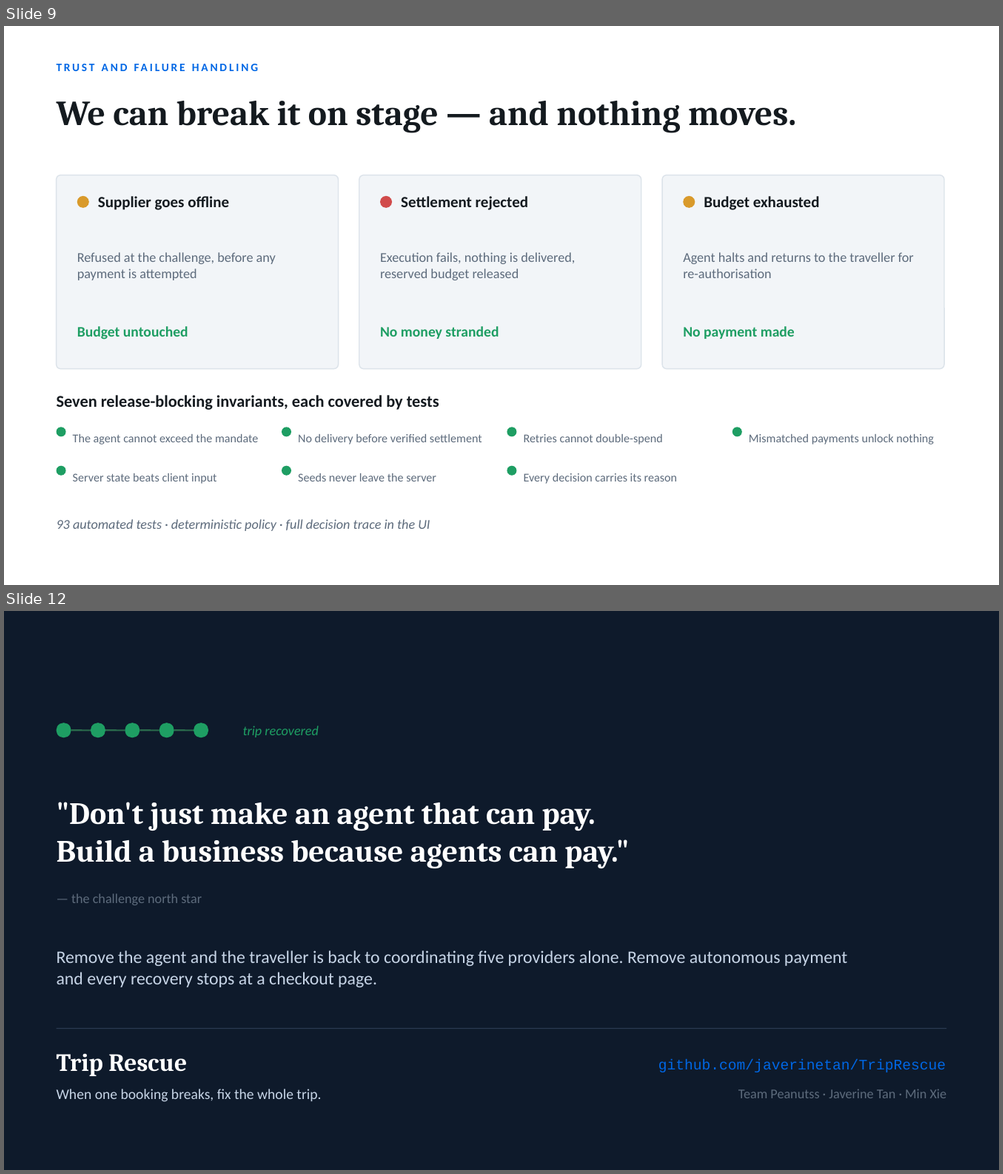
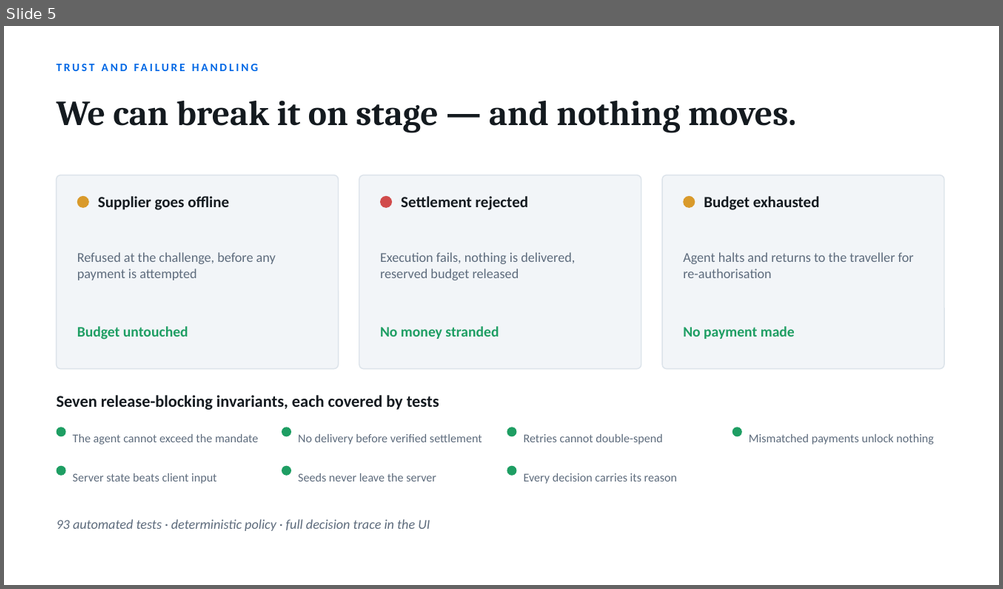
Before and after one commit to javerinetan/TripRescue, a slide deck: docs/TripRescue-pitch.pptx. Shown one above the other, each under a label of ours: slides 9 and 12 before the commit, slide 5 after it; the slides between them are not shown. The pictures are 1003x1174 and 1003x589 pixels, drawn with LibreOffice and Linux fonts; fonts in the diff are those of the drawing. Boxes give left, top, right and bottom in pixels: in the first picture for what was removed or moved away, otherwise in the second. Text is boxed around its words. In the diff, an @@ line names an element or a change of style, - is before the commit and + after.

```diff
--- a/docs/TripRescue-pitch.pptx
+++ b/docs/TripRescue-pitch.pptx
@@ slide 12 removed at [4, 611, 999, 1170], background #0E1A2B @@
@@ ellipse removed at [57, 723, 71, 738] @@
@@ line removed from (71, 730) to (91, 730) @@
@@ ellipse removed at [91, 723, 105, 738] @@
@@ line removed from (105, 730) to (125, 730) @@
@@ ellipse removed at [125, 723, 140, 738] @@
@@ line removed from (140, 730) to (159, 730) @@
@@ ellipse removed at [159, 723, 174, 738] @@
@@ line removed from (174, 730) to (193, 730) @@
@@ ellipse removed at [193, 723, 208, 738] @@
@@ text removed at [243, 726, 318, 738] @@
-trip recovered
@@ text removed at [57, 802, 629, 869] @@
-"Don't just make an agent that can pay.
-Build a business because agents can pay."
@@ text removed at [71, 894, 202, 906] @@
-— the challenge north star
@@ text removed at [57, 951, 847, 988] @@
-Remove the agent and the traveller is back to coordinating five providers alone. Remove autonomous payment and every recovery stops at a checkout page.
@@ line removed from (57, 1029) to (946, 1029) @@
@@ text removed at [57, 1054, 187, 1076] @@
-Trip Rescue
@@ text removed at [658, 1059, 945, 1073] @@
-github.com/javerinetan/TripRescue
@@ text removed at [57, 1089, 321, 1102] @@
-When one booking breaks, fix the whole trip.
@@ text removed at [738, 1090, 947, 1099] @@
-Team Peanutss · Javerine Tan · Min Xie
@@ what was slide 9 is now slide 5 @@
```
Also in this commit, not shown: 1 slide changed, 5 other slides removed, 6 other files.
